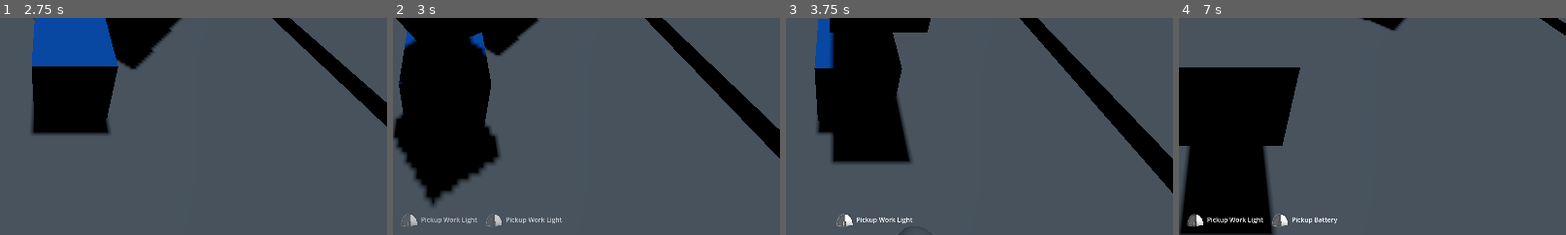
Above: before the commit, frames 1-4 (left to right).
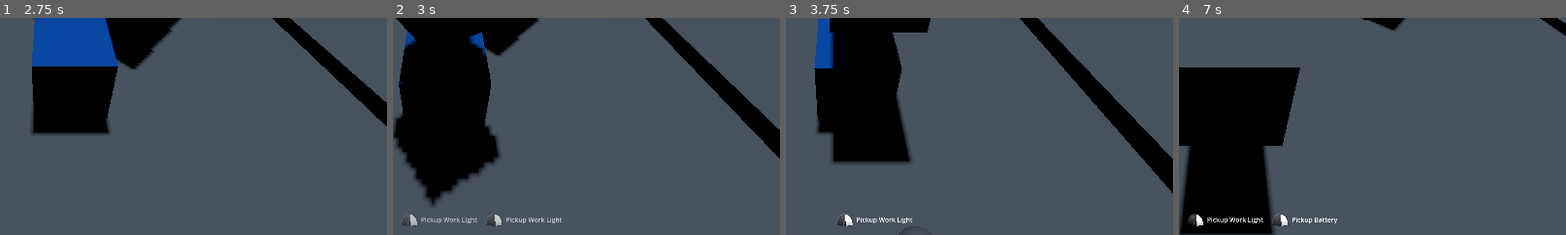
Above: after the commit, the same moments.

Repository: joshandersn/power
Game: Godot game, scene res://Scenes/main.tscn
The game is run twice, just before and just after one commit, with the same random seed, the same clock (stepped at 60 frames per second) and the same inputs.
Inputs (mouse positions are % of the whole screen's width and height, from its top left):
- Up to frame 1 (2.75 s): click "Play" at 0.5 s; click "Play" at 1.25 s; tap Enter (ui_accept) at 2, 2.27 s; move the mouse to (72, 45) at 2.02 s; hold D (move_right) from 2.03 s (still down); right-click (72, 45) at 2.1 s
- Up to frame 2 (3 s): move the mouse to (30, 55) at 2.77 s; release D (move_right) at 2.78 s; hold S (move_down) from 2.78 s (still down); right-click (30, 55) at 2.85 s
- Up to frame 3 (3.75 s): tap Enter (ui_accept) at 3.02 s; move the mouse to (60, 28) at 3.52 s; release S (move_down) at 3.53 s; hold D (move_right) from 3.53 s (still down); right-click (60, 28) at 3.6 s
- Up to frame 4 (7 s): move the mouse to (45, 70) at 4.27 s; release D (move_right) at 4.28 s; hold W (move_up) 4.28-5.03 s; right-click (45, 70) at 4.35 s; tap Enter (ui_accept) at 4.52, 5.27, 6.02 s; move the mouse to (80, 65) at 5.02 s; hold A (move_left) 5.03-6.53 s; right-click (80, 65) at 5.1 s; move the mouse to (20, 35) at 5.77 s; right-click (20, 35) at 5.85 s; move the mouse to (55, 50) at 6.52 s; hold S (move_down) from 6.53 s (still down); right-click (55, 50) at 6.6 s
The pictures show only the part of the screen within x 44-94%, y 44-94%; the shares and areas given below are measured in that part.

Frame 1 is identical in both runs. In frame 2, 0.1% of the frame differs, in the area x 2-28%, y 92-96%; in frame 3, less than 0.1%; in frame 4, 0.2%, in the area x 2-28%, y 90-97%.

Commit message:
moving electricity WIP

Diff:
--- a/Gadgets/Cable.tscn
+++ b/Gadgets/Cable.tscn
@@ -9,11 +9,13 @@
 cable_a = NodePath("PlugHeadA")
 cable_b = NodePath("PlugHeadB")
 
-[node name="PlugHeadA" parent="." instance=ExtResource("2_7q6yv")]
+[node name="PlugHeadA" parent="." node_paths=PackedStringArray("other_plug") instance=ExtResource("2_7q6yv")]
 transform = Transform3D(1, 0, 0, 0, 1, 0, 0, 0, 1, -0.704087, 0.460642, -0.355837)
+other_plug = NodePath("../PlugHeadB")
 
-[node name="PlugHeadB" parent="." instance=ExtResource("2_7q6yv")]
+[node name="PlugHeadB" parent="." node_paths=PackedStringArray("other_plug") instance=ExtResource("2_7q6yv")]
 transform = Transform3D(1, 0, 0, 0, 1, 0, 0, 0, 1, 0.533567, 0.886056, 0.770197)
+other_plug = NodePath("../PlugHeadA")
 
 [node name="CSGPolygon3D" type="CSGPolygon3D" parent="."]
 polygon = PackedVector2Array(0, 0.1, 0.0866025, 0.05, 0.0866025, -0.05, 1.22465e-17, -0.1, -0.0866025, -0.05, -0.0866025, 0.05)
--- a/Gadgets/boiler.gd
+++ b/Gadgets/boiler.gd
@@ -1,6 +1,9 @@
 extends Area3D
 
 var output: Node3D
+var power := 100.0
+var power_current := 5.0
+
 
 func eject_object(object) -> void:
 	object.position += Vector3(0, 0.5, 0)
@@ -16,4 +19,12 @@
 	if body.item_resource.plug:
 		output = body
 		body.freeze = true
+		body.plugged_into = self
 		body.global_position = $PlugPos.global_position
+		$ServeTimer.start()
+
+func _on_serve_timer_timeout() -> void:
+	if power >= power_current:
+		output.item_resource.power =+ power_current
+		power -= power_current
+		print("sending ", power_current, " to ", output)
--- a/Gadgets/boiler.tscn
+++ b/Gadgets/boiler.tscn
@@ -29,5 +29,8 @@
 [node name="PlugPos" type="Node3D" parent="."]
 transform = Transform3D(1, 0, 0, 0, 1, 0, 0, 0, 1, 0, 0.0363748, 0.851561)
 
+[node name="ServeTimer" type="Timer" parent="."]
+
 [connection signal="body_entered" from="." to="." method="_on_body_entered"]
 [connection signal="timeout" from="InsertLimit" to="." method="_on_insert_limit_timeout"]
+[connection signal="timeout" from="ServeTimer" to="." method="_on_serve_timer_timeout"]
--- a/Gadgets/socket.gd
+++ b/Gadgets/socket.gd
@@ -25,6 +25,7 @@
 			eject_object(output_node)
 			output_node = null
 		output_node = object
+		object.plugged_into = self
 		object.global_position = $PlugPos.global_position
 		object.freeze = true
 		can_insert = false
@@ -46,7 +47,7 @@
 				if "refresh_item" in object:
 					object.refresh_item()
 		else:
-			push_warning("item not compatible with socket")
+			push_warning("item not compatible with socket. Batteries only!")
 
 
 func _on_body_entered(body: Node3D) -> void:
--- a/Items/WorkLight.tscn
+++ b/Items/WorkLight.tscn
@@ -19,11 +19,14 @@
 
 [sub_resource type="BoxShape3D" id="BoxShape3D_kxpk0"]
 
+[sub_resource type="SphereShape3D" id="SphereShape3D_83ln2"]
+radius = 0.756222
+
 [node name="WorkLight" type="RigidBody3D" groups=["Item"]]
 collision_layer = 2
 lock_rotation = true
 script = ExtResource("1_stoc6")
-item_resource = SubResource("Resource_1tpx1")
+item_resource = SubResource("Resource_r2kya")
 
 [node name="MeshInstance3D" type="MeshInstance3D" parent="."]
 mesh = SubResource("BoxMesh_jxper")
@@ -33,3 +36,16 @@
 
 [node name="ConeLight" parent="." instance=ExtResource("1_283g0")]
 transform = Transform3D(1, 0, 0, 0, 1, 0, 0, 0, 1, 0, 0, -0.610479)
+
+[node name="PlugDetect" type="Area3D" parent="."]
+collision_layer = 8
+collision_mask = 8
+monitorable = false
+
+[node name="CollisionShape3D" type="CollisionShape3D" parent="PlugDetect"]
+shape = SubResource("SphereShape3D_83ln2")
+
+[node name="PlugPos" type="Node3D" parent="."]
+transform = Transform3D(1, 0, 0, 0, 1, 0, 0, 0, 1, 0, -0.190033, 0.565708)
+
+[connection signal="body_entered" from="PlugDetect" to="." method="_on_plug_detect_body_entered"]
--- a/Items/plug_head.gd
+++ b/Items/plug_head.gd
@@ -1,6 +1,17 @@
 extends RigidBody3D
 
 @export var item_resource: res_item
+@export var other_plug: Node3D
+@export var plugged_into: Node3D
+
+
+func pass_power(amt: int):
+	if plugged_into and "recive_power" in plugged_into:
+		plugged_into.recive_power(amt)
+	elif other_plug.plugged_into:
+		other_plug.pass_power(amt)
+	else:
+		print("no output in cable")
 
 func _ready() -> void:
 	item_resource = load("res://Items/PlugHead.tres").duplicate()
--- a/Items/work_light.gd
+++ b/Items/work_light.gd
@@ -3,6 +3,7 @@
 
 @export var item_resource: res_item
 @export var input: Node3D
+
 
 var is_inserted: bool
 
@@ -10,4 +11,35 @@
 	item_resource = load("res://Items/WorkLight.tres").duplicate()
 
 func update_item() -> void:
-	$ConeLight.active = !!(input.power > 0)
+	if input.item_resource.power:
+		$ConeLight.active = true
+	else:
+		$ConeLight.active = false
+	$ConeLight.update_item()
+
+func eject_object(object) -> void:
+	if object.item_resource.plug:
+		object.position += Vector3(0, 0.5, 0)
+	else:
+		object.position = $InsertPos.global_position
+		Game.reparent_to_world.emit(object)
+	object.freeze = false
+	object.linear_velocity = Game.player_last_direction * 5
+	var dir = Game.player_last_direction.normalized()
+	object.rotation.y = atan2(-dir.x, -dir.z)
+
+func _process(_delta: float) -> void:
+	if input:
+		input.global_position = $PlugPos.global_position
+
+func _on_plug_detect_body_entered(body: Node3D) -> void:
+	print("lol")
+	if input:
+		eject_object(input)
+		input = null
+	if body.item_resource.plug:
+		input = body
+		body.freeze = true
+		body.plugged_into = self
+		body.global_position = $PlugPos.global_position
+		update_item()
--- /dev/null
+++ b/UI/Prompts/plug.tres
@@ -0,0 +1,11 @@
+[gd_resource type="Resource" script_class="res_prompt" load_steps=4 format=3 uid="uid://cxgm32irecip8"]
+
+[ext_resource type="Texture2D" uid="uid://kjnybqdaj0pt" path="res://UI/Prompts/x_gamepad.png" id="1_4o8tl"]
+[ext_resource type="Script" path="res://Resources/res_prompt.gd" id="1_pnejq"]
+[ext_resource type="Texture2D" uid="uid://ytdqlynck1ha" path="res://UI/Prompts/e_keyboard.png" id="2_fn4ug"]
+
+[resource]
+script = ExtResource("1_pnejq")
+gamepad_glyph = ExtResource("1_4o8tl")
+keyboard_glyph = ExtResource("2_fn4ug")
+message = "Unplug"
Not shown: 1 places in Items/WorkLight.tscn that only renumber resources
Not shown: 3 places in Scenes/level01.tscn that only renumber resources
Binary file changed: UI/Prompts/a_gamepad.png
Binary file added: UI/Prompts/b_gamepad.png
Not shown, added: UI/Prompts/b_gamepad.png.import
Binary file added: UI/Prompts/e_keyboard.png
Not shown, added: UI/Prompts/e_keyboard.png.import
Binary file added: UI/Prompts/left_mouse.png
Not shown, added: UI/Prompts/left_mouse.png.import
Binary file changed: UI/Prompts/right_mouse.png
Binary file added: UI/Prompts/x_gamepad.png
Not shown, added: UI/Prompts/x_gamepad.png.import
(and 2 more such lines)
